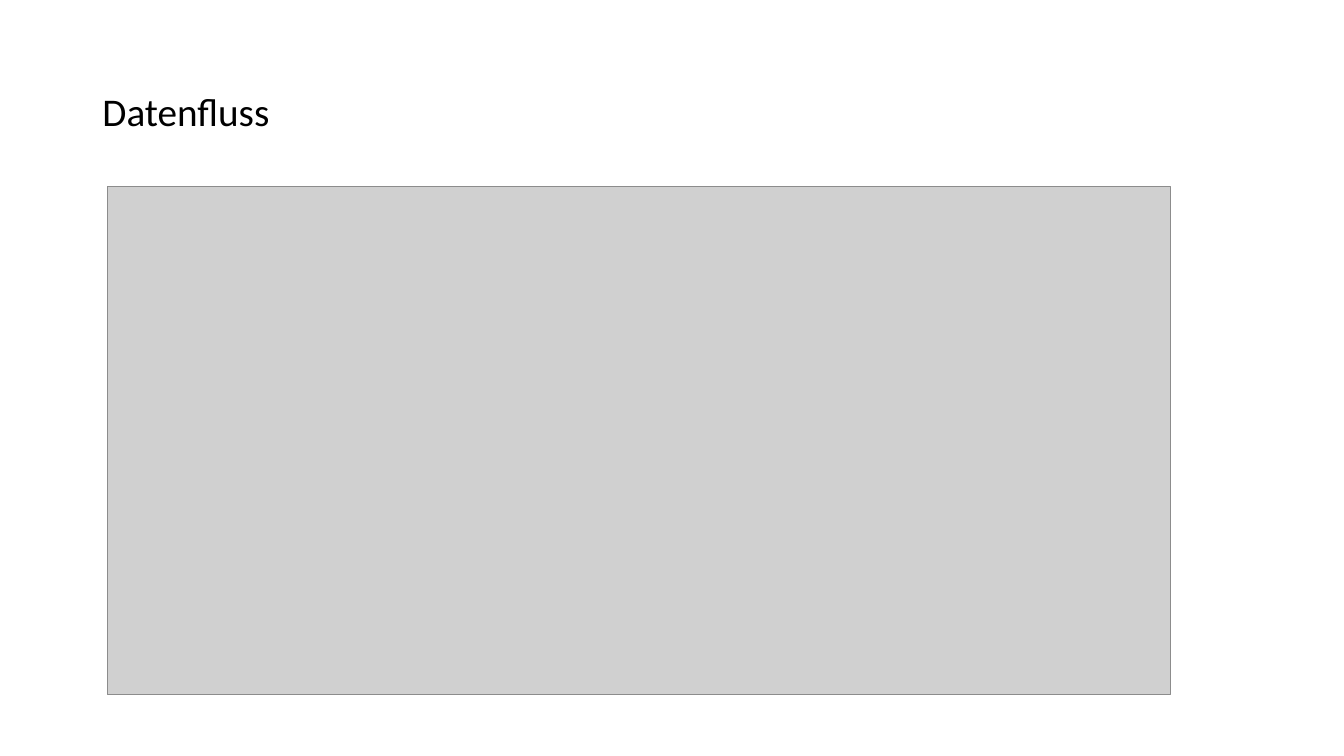
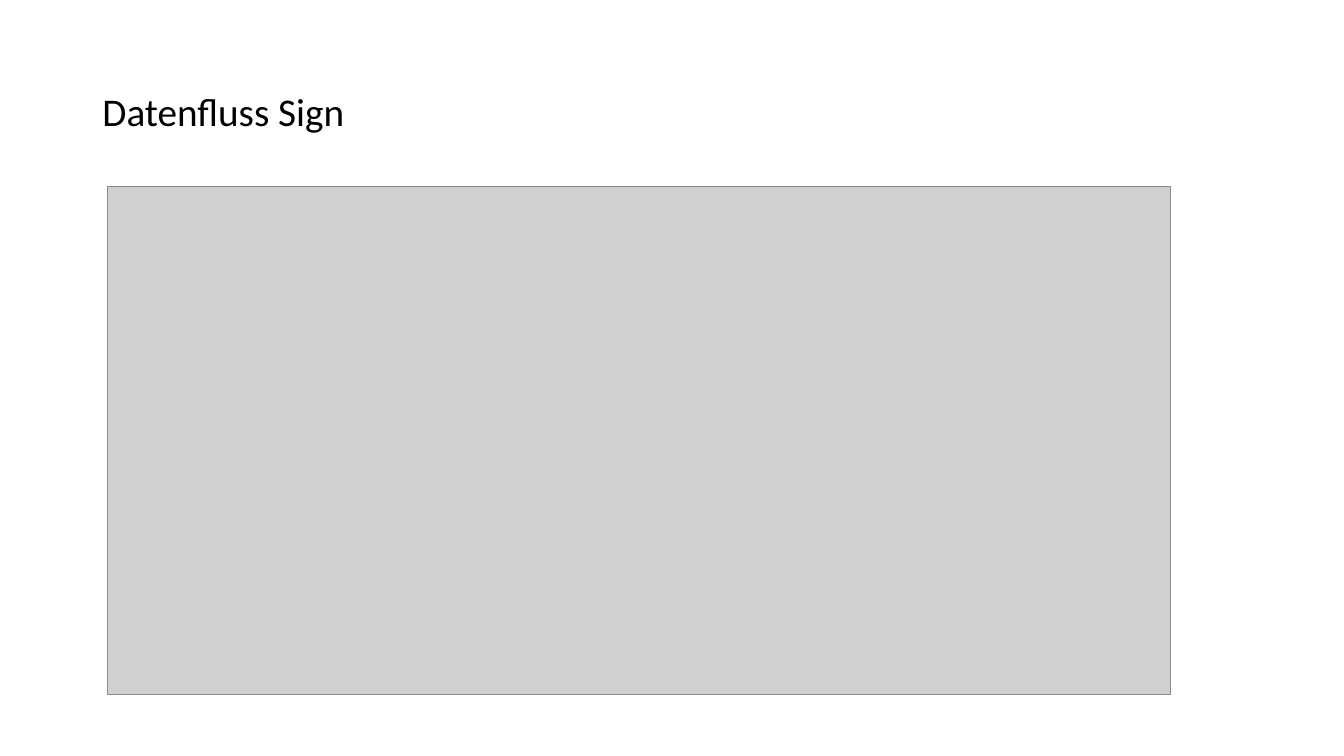
Before and after one commit to fiskaltrust/productdescription-de-doc, a slide deck: slide 10 of for-poscreators/presentation/onboarding_de.pptx (slide 9 before the commit). Drawn at 1344x756 pixels with LibreOffice and Linux fonts; fonts in the diff are those of the drawing; grey boxes stand for pictures. Boxes give left, top, right and bottom in pixels: in the first picture for what was removed or moved away, otherwise in the second. Text is boxed around its words. In the diff, an @@ line names an element or a change of style, - is before the commit and + after.

```diff
--- a/for-poscreators/presentation/onboarding_de.pptx
+++ b/for-poscreators/presentation/onboarding_de.pptx
@@ title at [102,99,344,133]: text changed @@
-Datenfluss
+Datenfluss Sign
```
Also in this commit, not shown: 7 other slides changed, 9 slides added, 9 other files.
